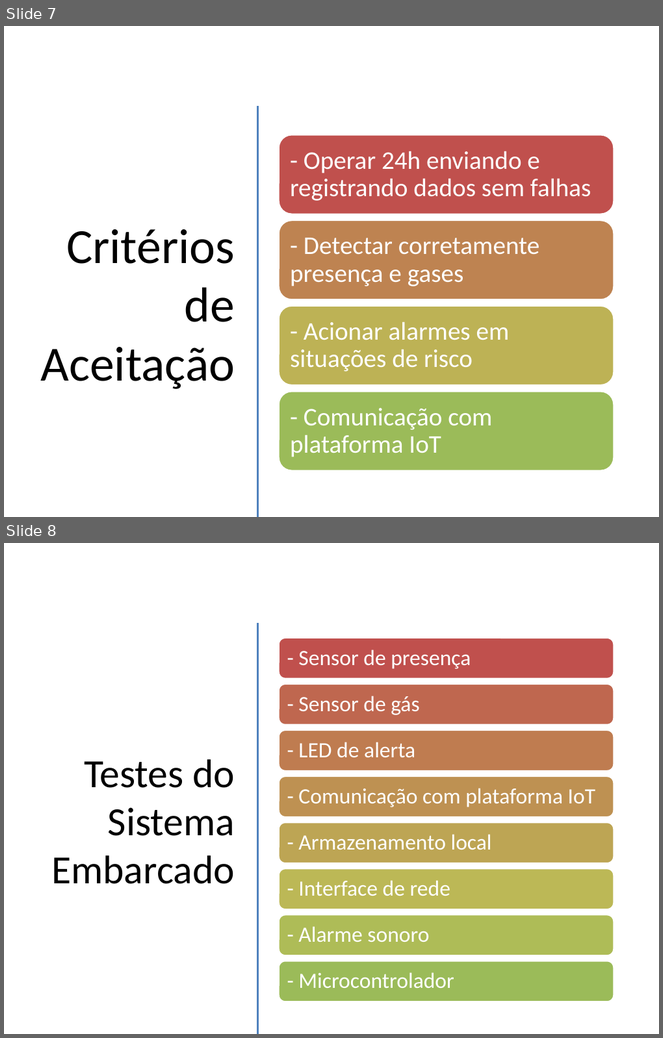
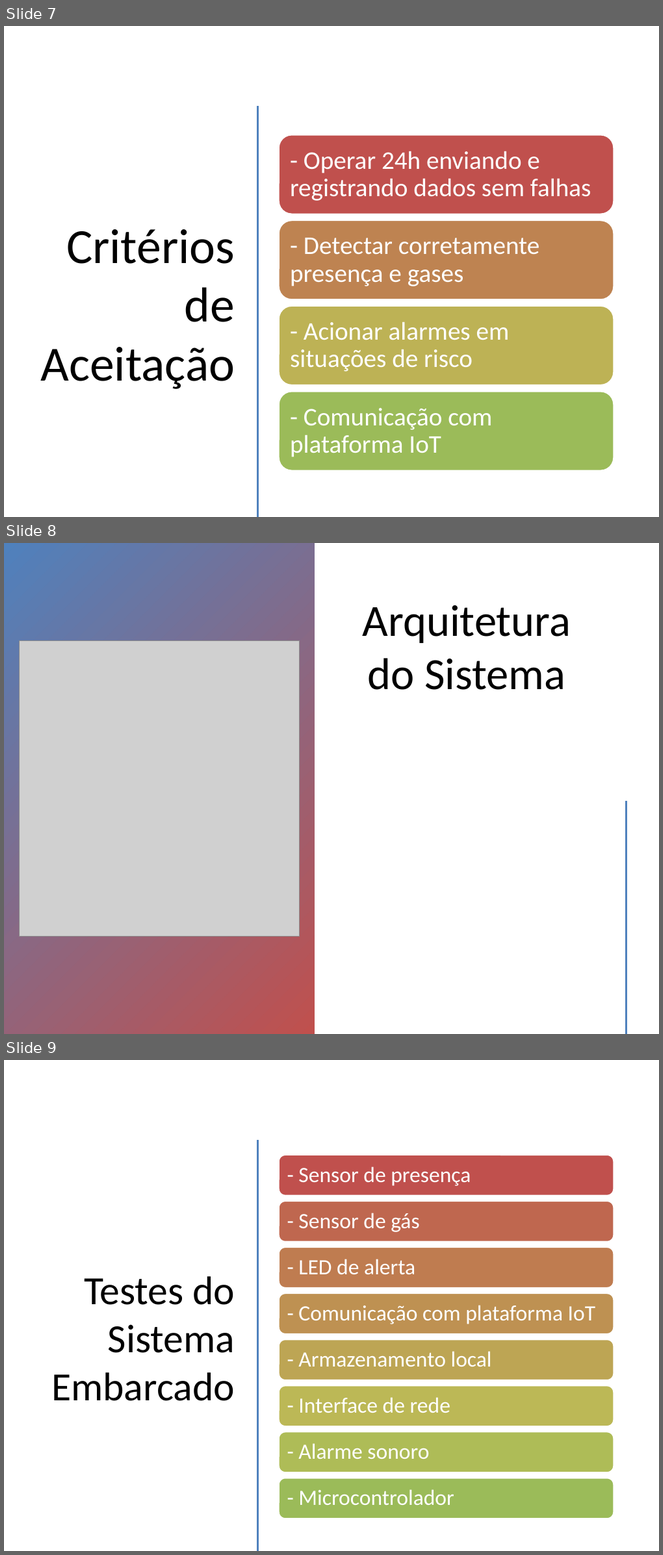
Before and after one commit to vitor-carraro/SafeTrack, a slide deck: Sistema_Embarcado_Monitoramento.pptx. Shown one above the other, each under a label of ours: slides 7 and 8 before the commit, slides 7, 8 and 9 after it. The pictures are 663x1038 and 663x1555 pixels, drawn with LibreOffice and Linux fonts; fonts in the diff are those of the drawing; grey boxes stand for pictures. Boxes give left, top, right and bottom in pixels: in the first picture for what was removed or moved away, otherwise in the second. Text is boxed around its words. In the diff, an @@ line names an element or a change of style, - is before the commit and + after.

```diff
--- a/Sistema_Embarcado_Monitoramento.pptx
+++ b/Sistema_Embarcado_Monitoramento.pptx
@@ slide 8 added at [4,543,659,1034], background #FFFFFF @@
@@ rectangle added at [4,543,315,1034], fill gradient #4F81BD to #C0504D @@
@@ title added at [363,605,571,690], 49 pt, text #000000 @@
+Arquitetura do Sistema
@@ picture added at [19,641,300,937] @@
@@ line added from (627, 802) to (627, 1034), #C0504D 2 pt @@
@@ what was slide 8 is now slide 9 @@
```
